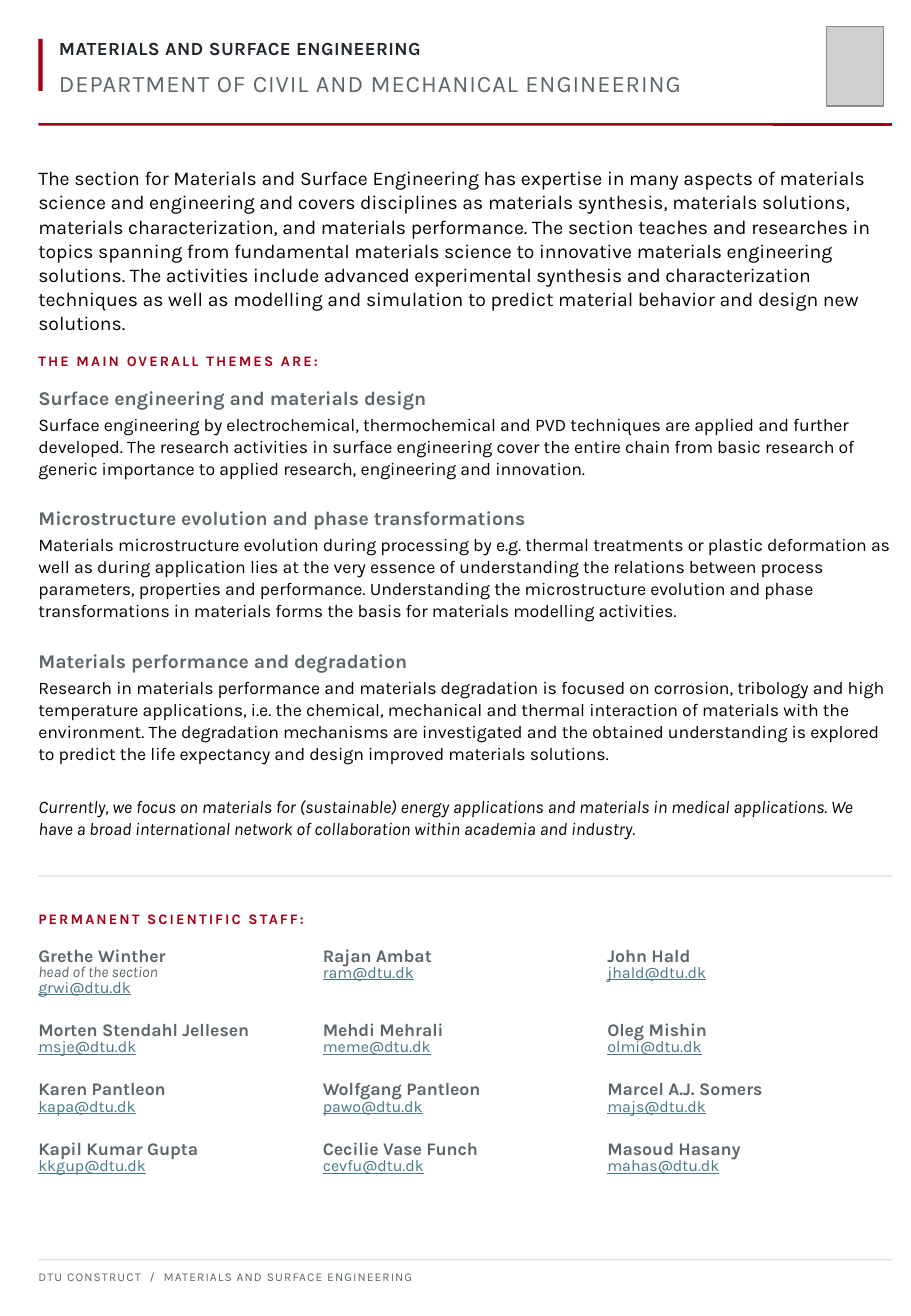
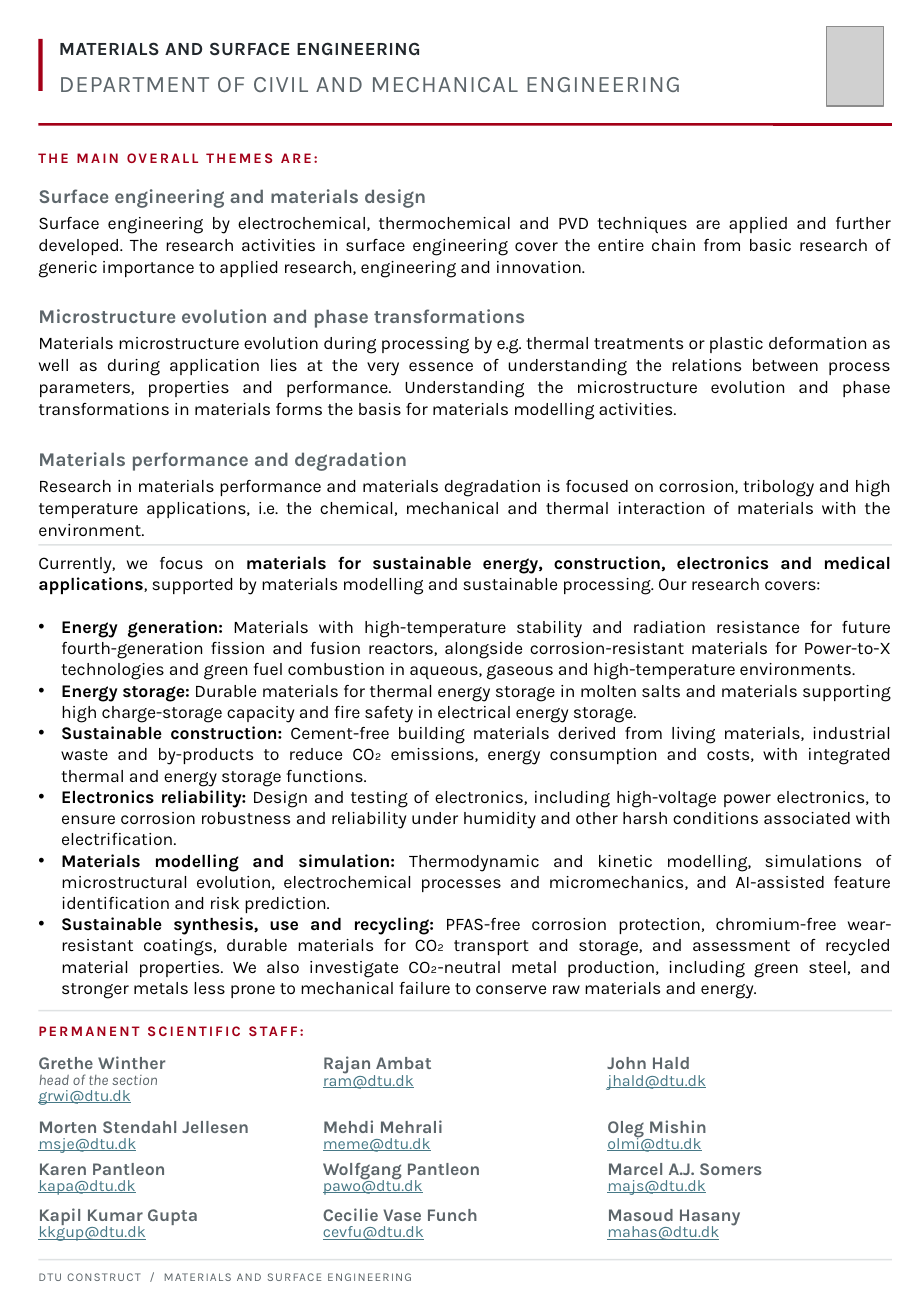
Before and after one commit to GitTestPages/mse-project-catalogue, a slide deck: slide 1 of front-pages/02-introduction.pptx. Drawn at 911x1316 pixels with LibreOffice and Linux fonts; fonts in the diff are those of the drawing; grey boxes stand for pictures. Boxes give left, top, right and bottom in pixels: in the first picture for what was removed or moved away, otherwise in the second. Text is boxed around its words. In the diff, an @@ line names an element or a change of style, - is before the commit and + after.

```diff
--- a/front-pages/02-introduction.pptx
+++ b/front-pages/02-introduction.pptx
@@ text removed at <box>38,171,870,311</box> @@
-The section for Materials and Surface Engineering has expertise in many aspects of materials science and engineering and covers disciplines as materials synthesis, materials solutions, materials characterization, and materials performance. The section teaches and researches in topics spanning from fundamental materials science to innovative materials engineering solutions. The activities include advanced experimental synthesis and characterization techniques as well as modelling and simulation to predict material behavior and design new solutions.
@@ text "Surface engineering by electrochemical, thermochemical ..." at <box>38,216,891,278</box>: alignment left to justified @@
@@ 5 texts: place and size @@
-5 texts at <box>38,356,890,622</box>
+5 texts at <box>38,153,891,420</box>
@@ text "Materials microstructure evolution during processing ..." at <box>38,337,891,420</box>: alignment left to justified @@
@@ text "Materials performance and degradation": place and size @@
-text "Materials performance and degradation" at <box>38,654,407,673</box>
+text "Materials performance and degradation" at <box>38,452,407,471</box>
@@ text at <box>38,479,890,536</box>: text changed @@
-Research in materials performance and materials degradation is focused on corrosion, tribology and high temperature applications, i.e. the chemical, mechanical and thermal interaction of materials with the environment. The degradation mechanisms are investigated and the obtained understanding is explored to predict the life expectancy and design improved materials solutions.
+Research in materials performance and materials degradation is focused on corrosion, tribology and high temperature applications, i.e. the chemical, mechanical and thermal interaction of materials with the environment.
@@ text at <box>38,556,892,999</box>: text changed; italic off @@
-Currently, we focus on materials for (sustainable) energy applications and materials in medical applications. We have a broad international network of collaboration within academia and industry.
+Currently, we focus on materials for sustainable energy, construction, electronics and medical applications, supported by materials modelling and sustainable processing. Our research covers:
+• Energy generation: Materials with high-temperature stability and radiation resistance for future fourth-generation fission and fusion reactors, alongside corrosion-resistant materials for Power-to-X technologies and green fuel combustion in aqueous, gaseous and high-temperature environments.
+• Energy storage: Durable materials for thermal energy storage in molten salts and materials supporting high charge-storage capacity and fire safety in electrical energy storage.
+• Sustainable construction: Cement-free building materials derived from living materials, industrial waste and by-products to reduce CO₂ emissions, energy consumption and costs, with integrated thermal and energy storage functions.
+• Electronics reliability: Design and testing of electronics, including high-voltage power electronics, to ensure corrosion robustness and reliability under humidity and other harsh conditions associated with electrification.
+• Materials modelling and simulation: Thermodynamic and kinetic modelling, simulations of microstructural evolution, electrochemical processes and micromechanics, and AI-assisted feature identification and risk prediction.
+• Sustainable synthesis, use and recycling: PFAS-free corrosion protection, chromium-free wear-resistant coatings, durable materials for CO₂ transport and storage, and assessment of recycled material properties. We also investigate CO₂-neutral metal production, including green steel, and stronger metals less prone to mechanical failure to conserve raw materials and energy.
@@ line added from (39, 545) to (892, 545), #DFE2E3 0.85 pt @@
@@ line moved from (39, 876) - (892, 876) to (39, 1011) - (892, 1011) @@
@@ 7 texts: place and size @@
-7 texts at <box>38,910,893,982</box>
+7 texts at <box>38,1022,893,1090</box>
@@ text "grwi@dtu.dk": place and size @@
-text "grwi@dtu.dk" at <box>38,982,131,997</box>
+text "grwi@dtu.dk" at <box>38,1090,131,1105</box>
@@ 6 texts: place and size @@
-6 texts at <box>38,1023,707,1056</box>
+6 texts at <box>38,1120,707,1153</box>
@@ 6 texts: place and size @@
-6 texts at <box>38,1083,762,1116</box>
+6 texts at <box>38,1163,762,1195</box>
@@ 6 texts: place and size @@
-6 texts at <box>38,1142,740,1175</box>
+6 texts at <box>38,1208,740,1241</box>
```
Also in this commit, not shown: 7 other files.
